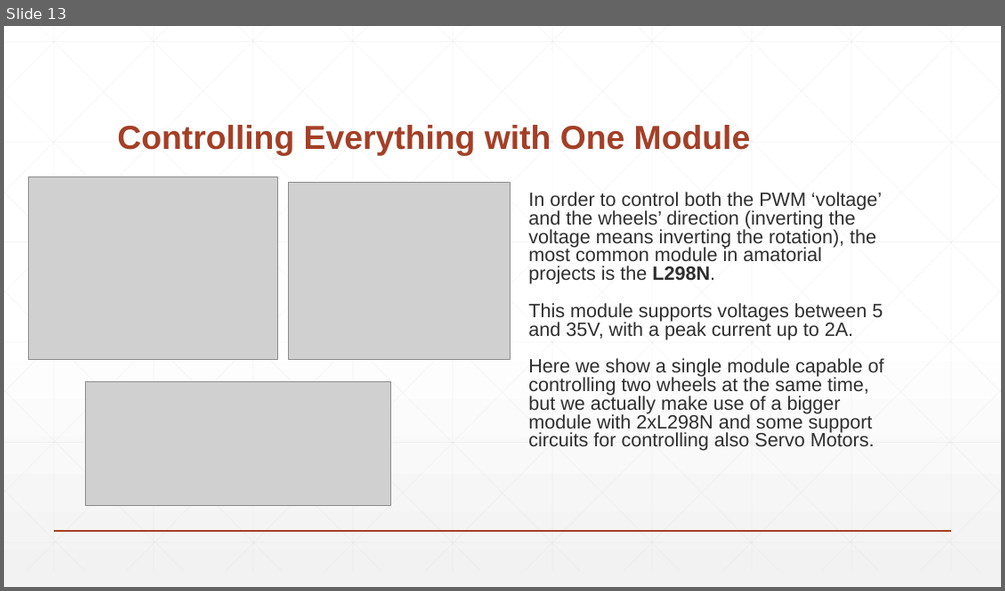
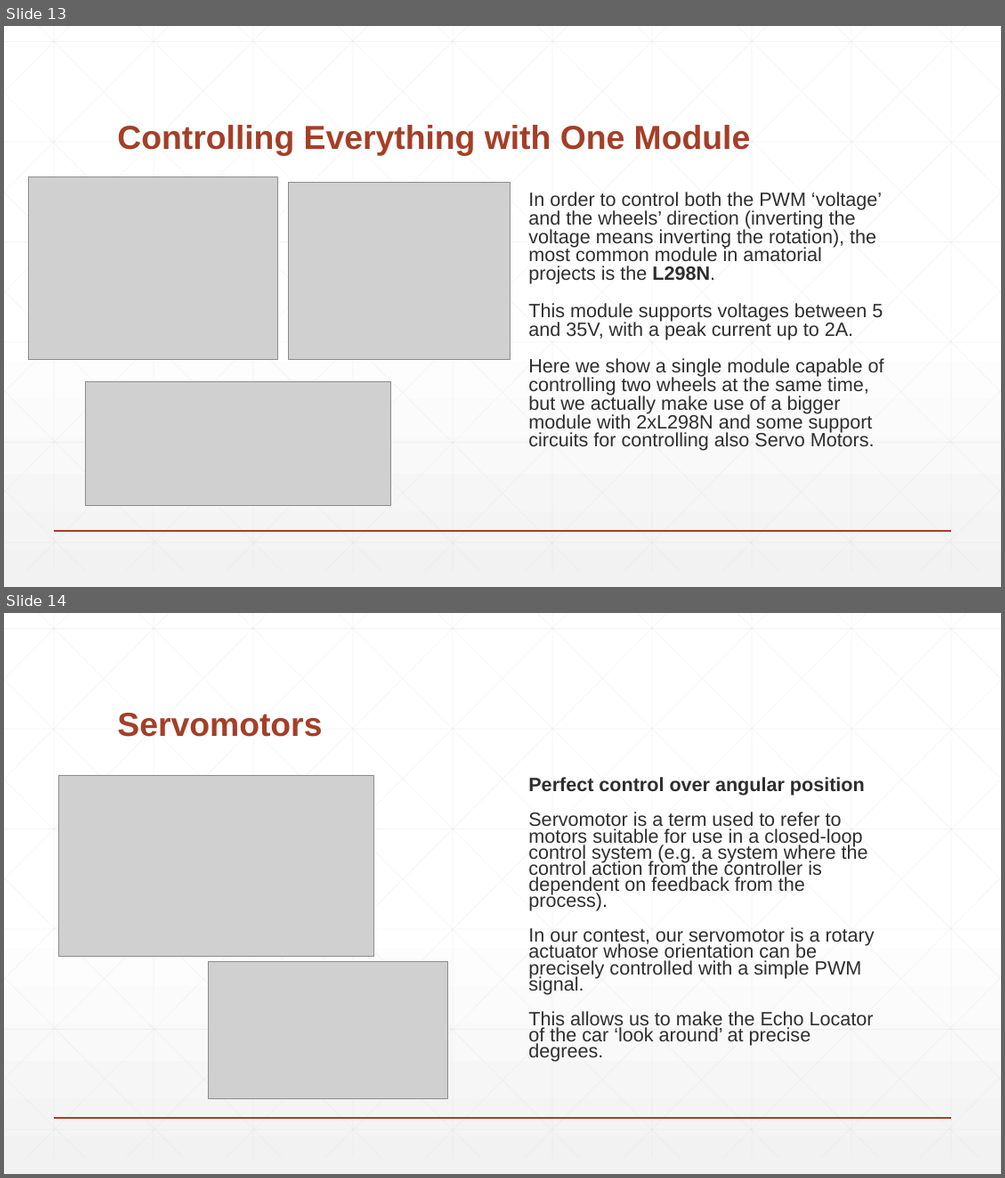
Before and after one commit to filippocastelli/uolli, a slide deck: Hardware_description.pptx. Shown one above the other, each under a label of ours: slide 13 before the commit, slides 13 and 14 after it. The pictures are 1005x591 and 1005x1178 pixels, drawn with LibreOffice and Linux fonts; fonts in the diff are those of the drawing; grey boxes stand for pictures. Boxes give left, top, right and bottom in pixels: in the first picture for what was removed or moved away, otherwise in the second. Text is boxed around its words. In the diff, an @@ line names an element or a change of style, - is before the commit and + after.

```diff
--- a/Hardware_description.pptx
+++ b/Hardware_description.pptx
@@ slide 14 added at <box>4,613,1001,1174</box>, background gradient #FFFFFF to #F2F2F2; not listed: 47 template elements that a slide beside it also shows @@
@@ title added at <box>117,713,322,737</box>, 32 pt, text #A43F27, bold @@
+Servomotors
@@ picture added at <box>58,775,373,957</box> @@
@@ text added at <box>528,777,874,1062</box>, 18.5 pt, text #2D2E2D @@
+Perfect control over angular position
+Servomotor is a term used to refer to motors suitable for use in a closed-loop control system (e.g. a system where the control action from the controller is dependent on feedback from the process).
+In our contest, our servomotor is a rotary actuator whose orientation can be precisely controlled with a simple PWM signal.
+This allows us to make the Echo Locator of the car ‘look around’ at precise degrees.
@@ picture added at <box>208,962,447,1099</box> @@
```
Also in this commit, not shown: 4 slides changed, 1 other slide added, 3 slides removed.
